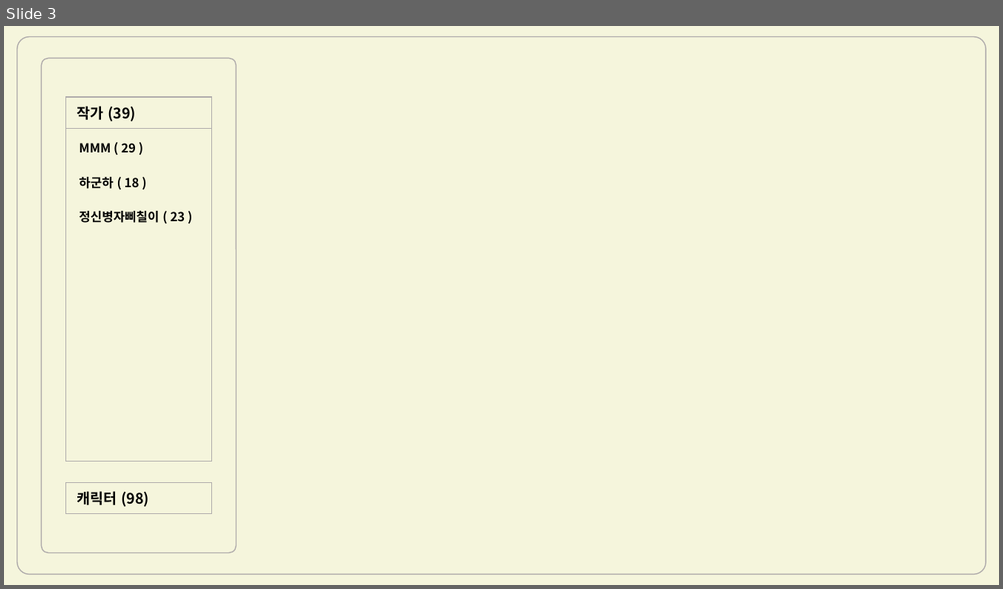
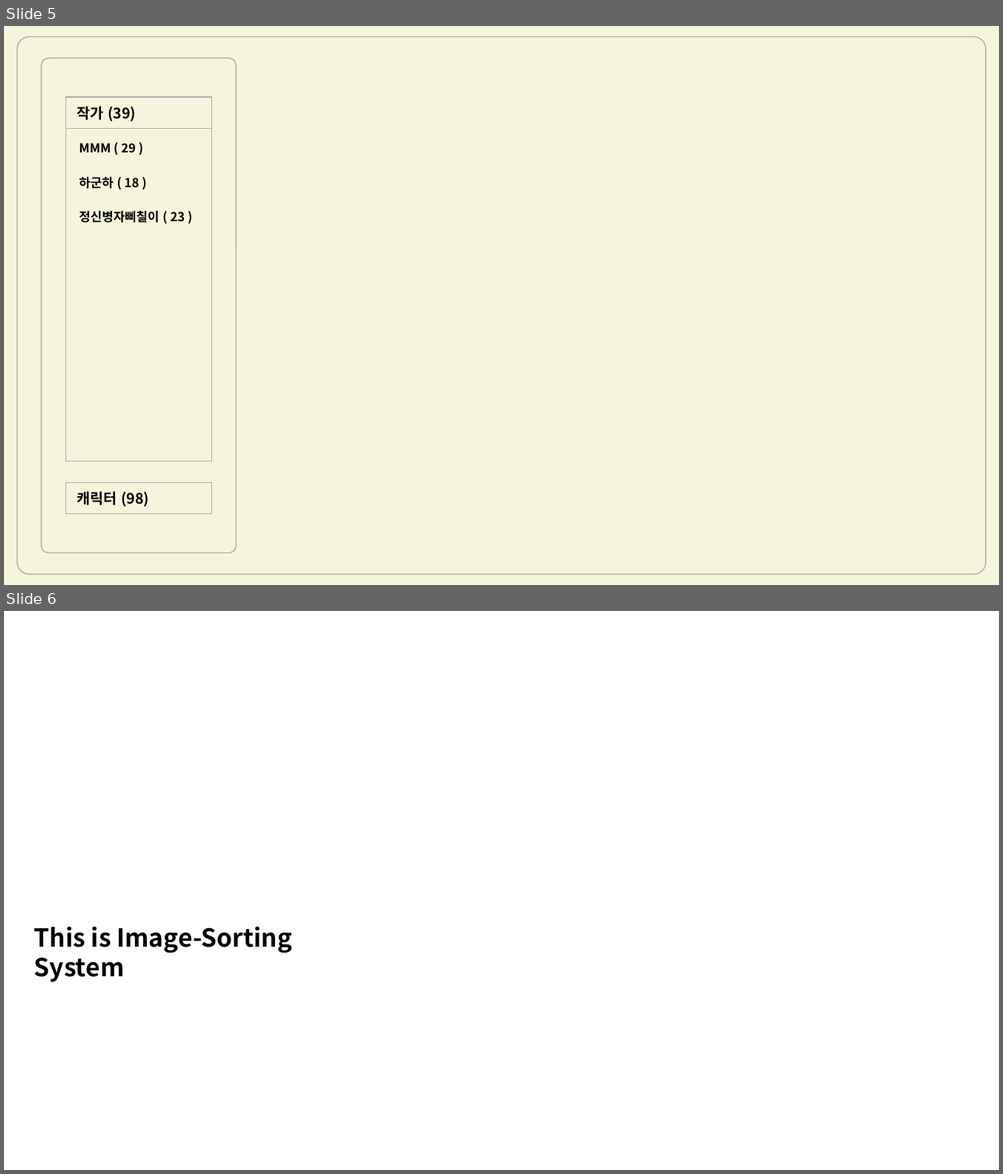
Before and after one commit to leonld94/leonld94.github.io, a slide deck: HIC 구상 PPT.pptx. Shown one above the other, each under a label of ours: slide 3 before the commit, slides 5 and 6 after it. The pictures are 1003x589 and 1003x1174 pixels, drawn with LibreOffice and Linux fonts; fonts in the diff are those of the drawing. Boxes give left, top, right and bottom in pixels: in the first picture for what was removed or moved away, otherwise in the second. Text is boxed around its words. In the diff, an @@ line names an element or a change of style, - is before the commit and + after.

```diff
--- a/HIC 구상 PPT.pptx
+++ b/HIC 구상 PPT.pptx
@@ slide 6 added at (4, 611, 999, 1170), background #FFFFFF @@
@@ text added at (34, 926, 292, 982), 24 pt, text #000000, bold @@
+This is Image-Sorting System
@@ what was slide 3 is now slide 5 @@
```
Also in this commit, not shown: 2 other slides added, 1 slide removed.
